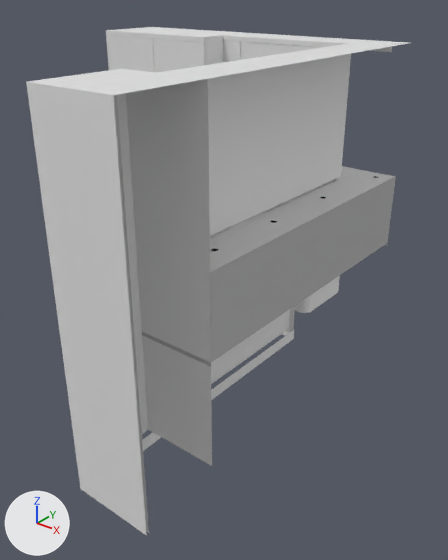
Before and after pictures for a commit that changed the Blender file 03.blend.
Rendered twice from a 50 mm camera at (6.19, -3.38, 2.99) aimed at (3.38, 0.13, 0.81). Arrows for +X, +Y and +Z are at lower left; the lights stay in place.

In view in the first picture: 'Ensemble_2B_4M_1LREFERENCEPIVOT_Armoires_PorteArmoire_030', 'Plan_Normal1', 'evier+robinet'.
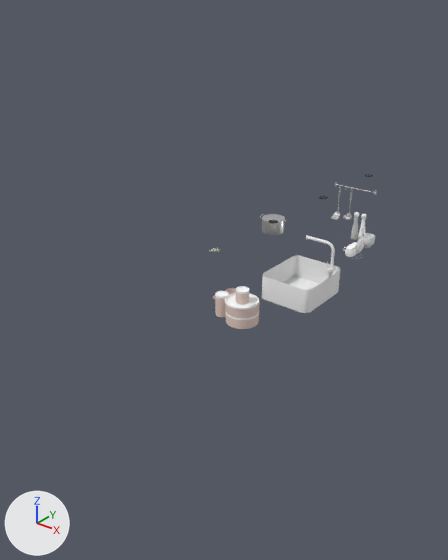
Where the newer file only moved an object's origin or applied its transform, the numbers keep the older frame.

What changed in the scene script:
```text
Change ob_ensemble_2b_4m_1lreferencepivot_armoires_portearmoire_030:
    add ob_ensemble_2b_4m_1lreferencepivot_armoires_portearmoire_030.hide_set(True)  # its collection is switched off
Change ob_plan_normal1:
    add ob_plan_normal1.hide_set(True)  # its collection is switched off
```

Location of each change, [x1, y1, x2, y2] in pixels of the pictures (448 x 560 px):
'Ensemble_2B_4M_1LREFERENCEPIVOT_Armoires_PorteArmoire_030', hidden
    before: [26, 27, 408, 536]
'Plan_Normal1', hidden
    before: [142, 166, 396, 367]
'evier+robinet', unchanged, uncovered by the edit
    before: [291, 276, 340, 313]
    after: [262, 236, 340, 313]
'HasamiBowl220mm002', unchanged, uncovered by the edit
    after: [213, 286, 260, 329]
